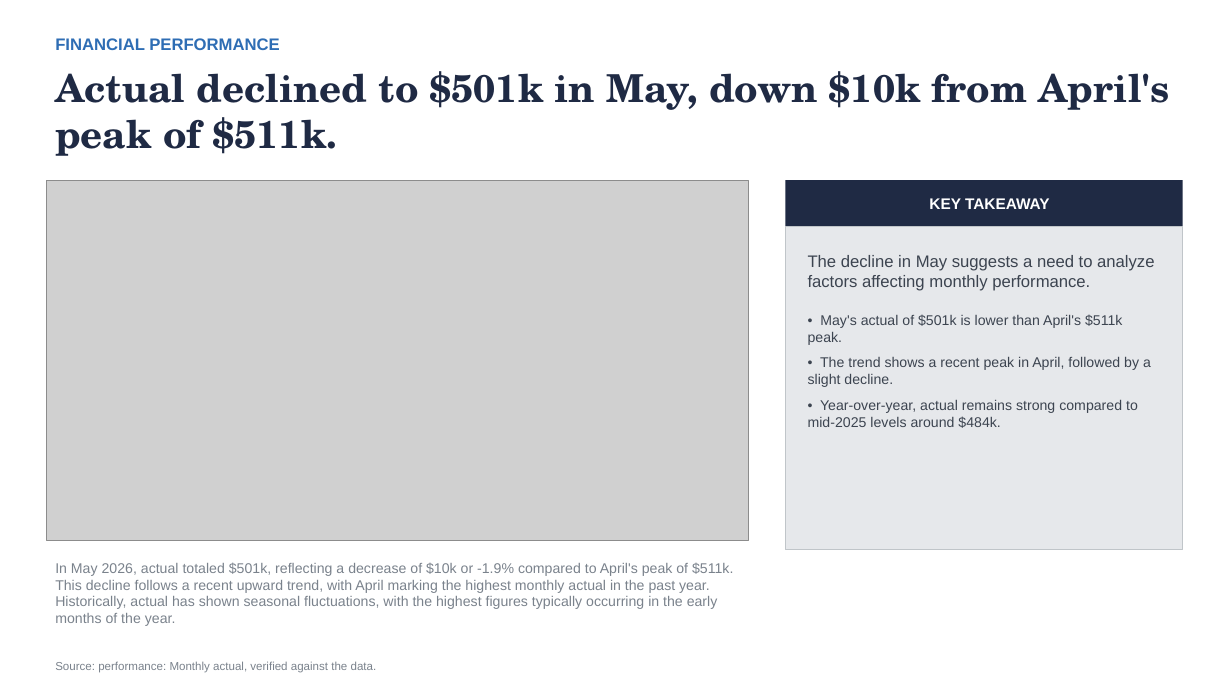
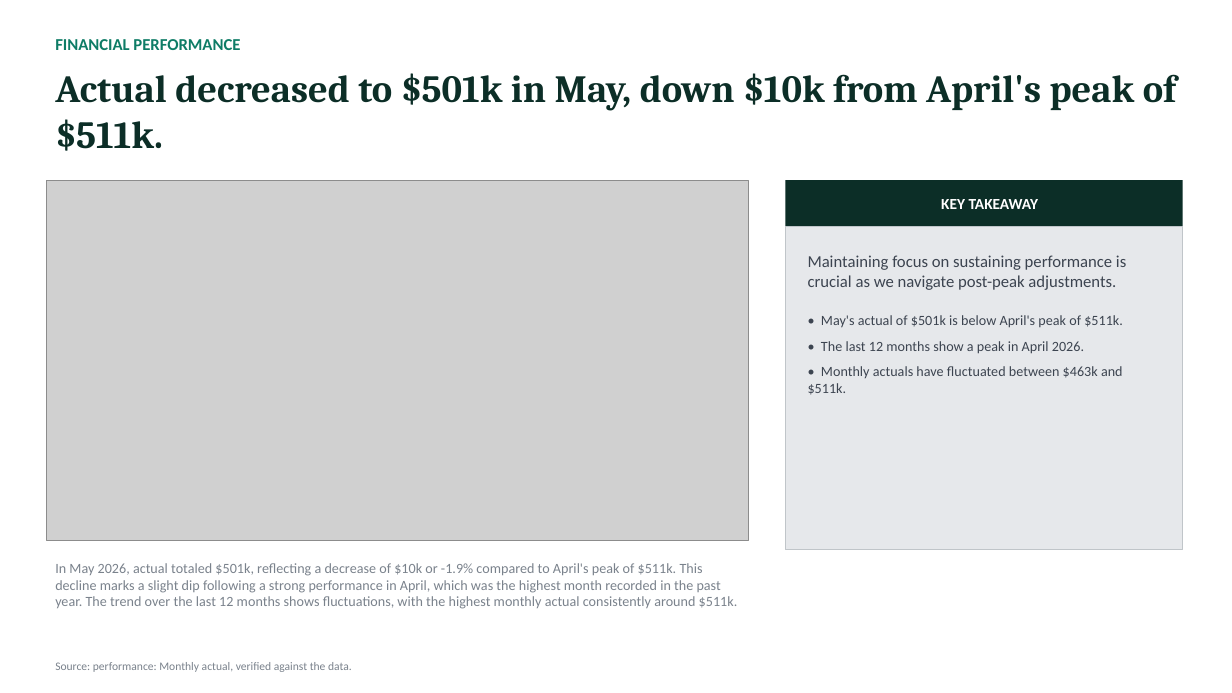
Before and after one commit to AronSarosi/ai-report-generator, a slide deck: slide 3 of app/examples/fpa_budget/report.pptx. Drawn at 1232x693 pixels with LibreOffice and Linux fonts; fonts in the diff are those of the drawing; grey boxes stand for pictures. Boxes give left, top, right and bottom in pixels: in the first picture for what was removed or moved away, otherwise in the second. Text is boxed around its words. In the diff, an @@ line names an element or a change of style, - is before the commit and + after.

```diff
--- a/app/examples/fpa_budget/report.pptx
+++ b/app/examples/fpa_budget/report.pptx
@@ text "FINANCIAL PERFORMANCE" at bbox=[55, 39, 240, 50]: font Arial to Calibri, text colour #2E6DB4 to #0E7C66 @@
@@ text at bbox=[55, 73, 1176, 151]: text changed; font TeX Gyre Schola to Cambria; text colour #1F2A44 to #0C2E27 @@
-Actual declined to $501k in May, down $10k from April's peak of $511k.
+Actual decreased to $501k in May, down $10k from April's peak of $511k.
@@ rectangle "KEY TAKEAWAY" at bbox=[786, 180, 1183, 226]: font Arial to Calibri; fill #1F2A44 to #0C2E27 @@
@@ text in rectangle at bbox=[808, 255, 1126, 395]: text changed; font Arial to Calibri @@
-The decline in May suggests a need to analyze factors affecting monthly performance.
-• May's actual of $501k is lower than April's $511k peak.
-• The trend shows a recent peak in April, followed by a slight decline.
-• Year-over-year, actual remains strong compared to mid-2025 levels around $484k.
+Maintaining focus on sustaining performance is crucial as we navigate post-peak adjustments.
+• May's actual of $501k is below April's peak of $511k.
+• The last 12 months show a peak in April 2026.
+• Monthly actuals have fluctuated between $463k and $511k.
@@ text at bbox=[55, 563, 738, 609]: text changed; font Arial to Calibri @@
-In May 2026, actual totaled $501k, reflecting a decrease of $10k or -1.9% compared to April's peak of $511k. This decline follows a recent upward trend, with April marking the highest monthly actual in the past year. Historically, actual has shown seasonal fluctuations, with the highest figures typically occurring in the early months of the year.
+In May 2026, actual totaled $501k, reflecting a decrease of $10k or -1.9% compared to April's peak of $511k. This decline marks a slight dip following a strong performance in April, which was the highest month recorded in the past year. The trend over the last 12 months shows fluctuations, with the highest monthly actual consistently around $511k.
@@ text "Source: performance: Monthly actual, verified ..." at bbox=[55, 662, 352, 672]: font Arial to Calibri @@
```
Also in this commit, not shown: 4 other slides changed, 38 other files.
